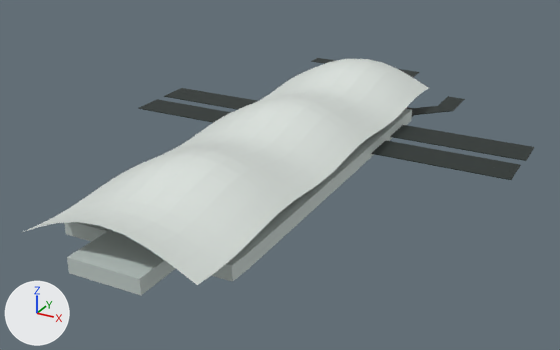
Before and after pictures for a commit that changed the glTF model landmarks/assets/szbay-port-1.glb.
Rendered twice from a 50 mm camera at (235.0, -530.0, 199.0) aimed at (-1.0, -102.0, -15.0). The lights are fixed; the arrows at lower left show +X, +Y and +Z. The older version comes first.

The older version as bpy lines, for what is in view:
```python
mat_glass = principled_material('glass')
mat_glass.base_color = (0.558, 0.631, 0.604)  # light grey #c5d0cc
mat_glass.metallic = 0.04
mat_glass.roughness = 0.58
me_canopy = bpy.data.meshes.new('canopy')
me_canopy.from_pydata(...)  # 82 vertices, 136 faces; spans x -141.0..149.0, y -78.0..123.0, z 3.0
me_canopy.materials.append(mat_roof)  # dark grey #2a3330
me_terminal_wall = bpy.data.meshes.new('terminal_wall')
me_terminal_wall.from_pydata(...)  # 26 vertices, 48 faces; spans x -52.0..59.0, y -289.0..43.0, z 0.0..9.0
me_terminal_wall.materials.append(mat_glass)  # light grey #c5d0cc
me_wave_roof = bpy.data.meshes.new('wave_roof')
me_wave_roof.from_pydata(...)  # 261 vertices, 448 faces; spans x -52.0..59.0, y -289.0..43.0, z 13.0..37.0
me_wave_roof.materials.append(mat_white)  # white #e4ebe6
ob_canopy = bpy.data.objects.new('canopy', me_canopy)
ob_canopy.location = (0.0, 0.0, 0.0)
ob_terminal_wall = bpy.data.objects.new('terminal_wall', me_terminal_wall)
ob_terminal_wall.location = (0.0, 0.0, 0.0)
ob_wave_roof = bpy.data.objects.new('wave_roof', me_wave_roof)
ob_wave_roof.location = (0.0, 0.0, 0.0)
```
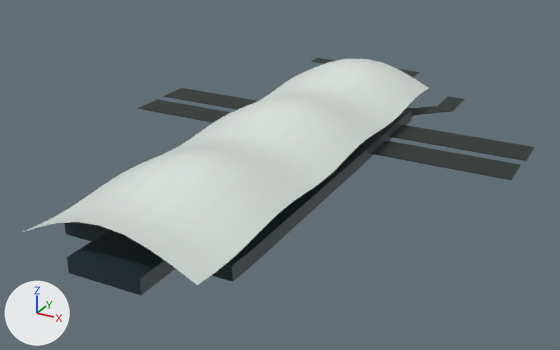
Edits to the bpy script that builds the scene:
```text
Change mat_glass:
    mat_glass.base_color: (0.558, 0.631, 0.604) -> (0.0176, 0.0343, 0.0452)  # light grey #c5d0cc -> dark blue #24343c
```

Boxes [x1, y1, x2, y2] around the edits, measured in the pictures (560 x 350 px):
'terminal_wall', recoloured: [64, 109, 412, 295] in both
